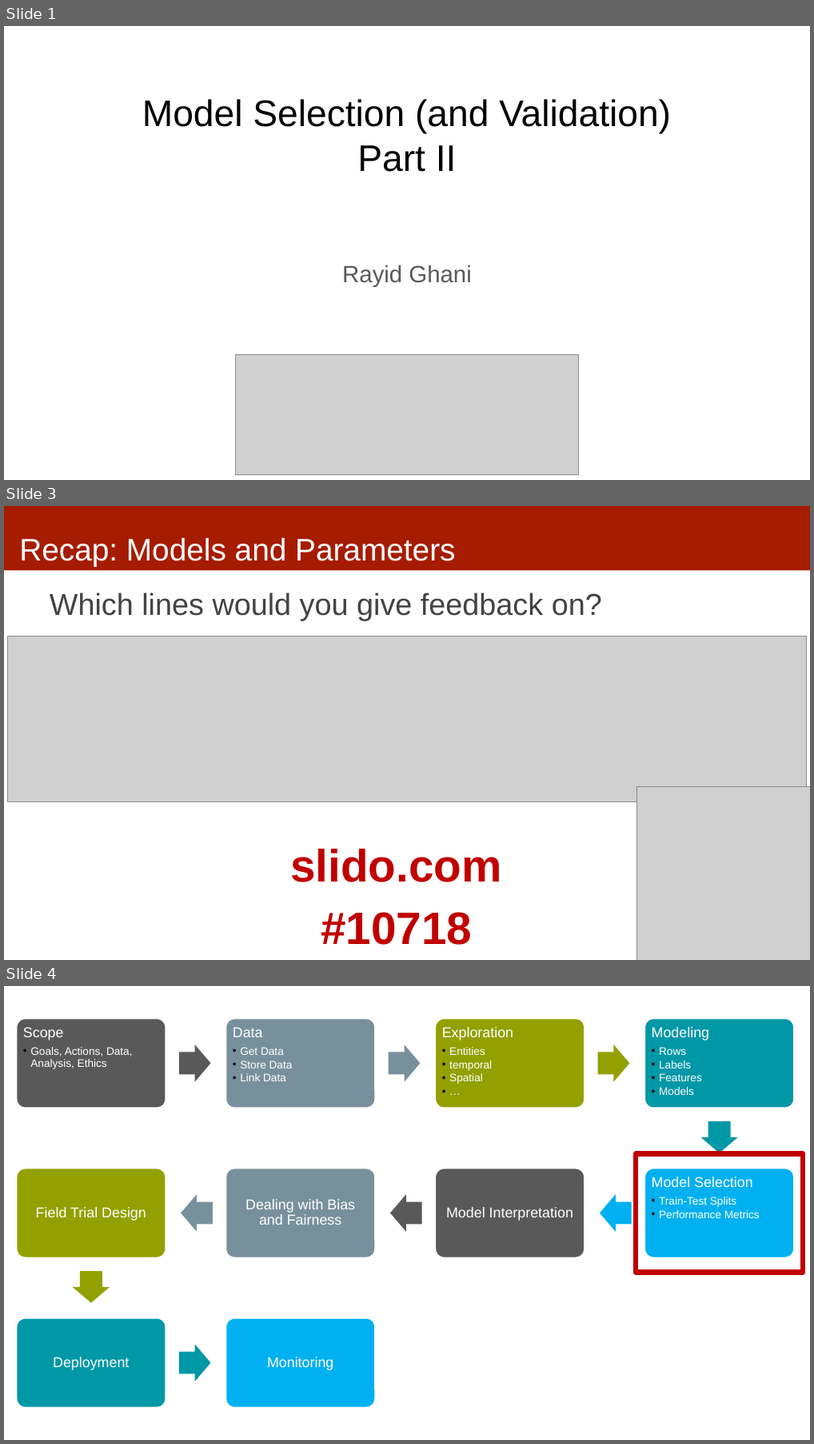
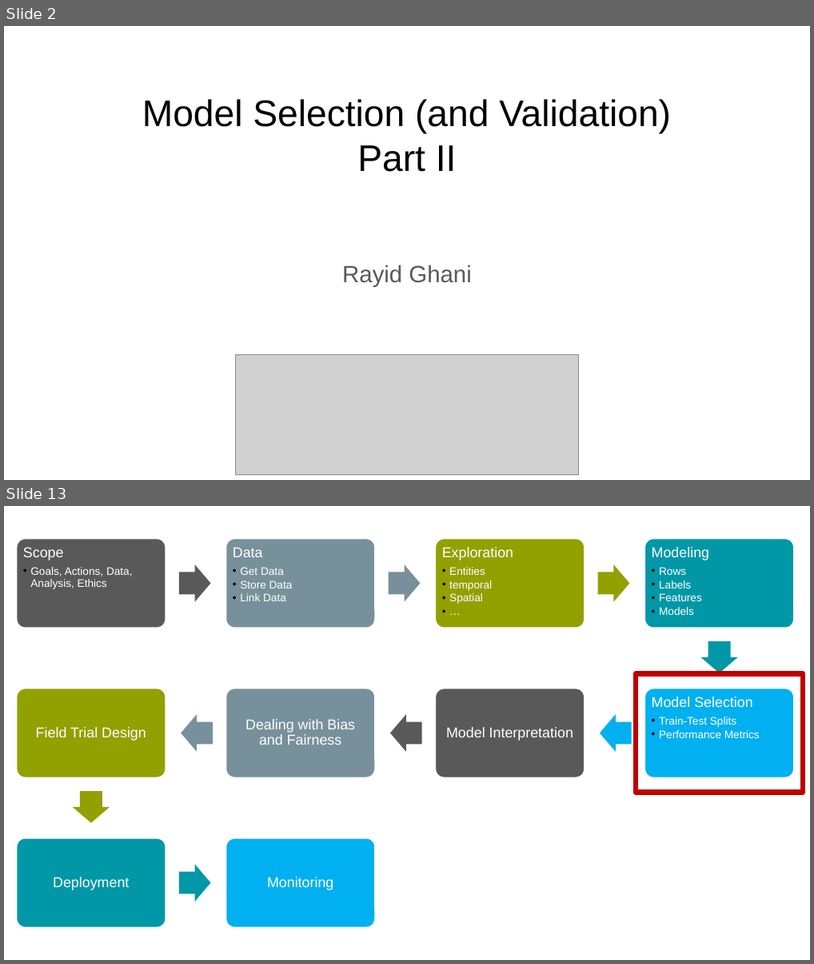
Before and after one commit to dssg/MLinPractice, a slide deck: Lectures/Lecture10-ModelSelection2.pptx. Shown one above the other, each under a label of ours: slides 1, 3 and 4 before the commit, slides 2 and 13 after it; the slides between them are not shown. The pictures are 814x1444 and 814x964 pixels, drawn with LibreOffice and Linux fonts; fonts in the diff are those of the drawing; grey boxes stand for pictures. Boxes give left, top, right and bottom in pixels: in the first picture for what was removed or moved away, otherwise in the second. Text is boxed around its words. In the diff, an @@ line names an element or a change of style, - is before the commit and + after.

```diff
--- a/Lectures/Lecture10-ModelSelection2.pptx
+++ b/Lectures/Lecture10-ModelSelection2.pptx
@@ slide 3 removed at <box>4,506,810,960</box>, background #FFFFFF @@
@@ rectangle removed at <box>4,506,810,570</box> @@
@@ title removed at <box>19,538,455,566</box> @@
-Recap: Models and Parameters
@@ text removed at <box>50,592,602,621</box> @@
-Which lines would you give feedback on?
@@ picture removed at <box>8,636,806,801</box> @@
@@ picture removed at <box>638,787,810,960</box> @@
@@ text removed at <box>290,848,502,944</box> @@
-slido.com
-#10718
@@ what was slide 1 is now slide 2 @@
@@ what was slide 4 is now slide 13 @@
```
Also in this commit, not shown: 4 slides changed, 12 slides added, 3 other slides removed, 1 other file.
